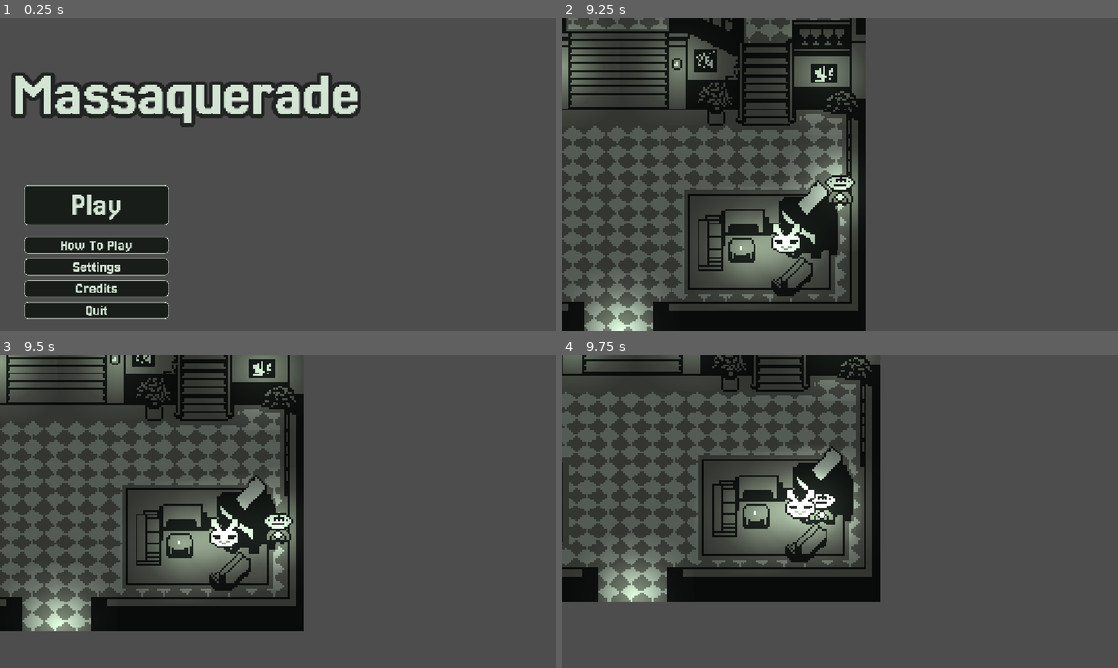
Above: before the commit, frames 1-4 (two rows, left to right).
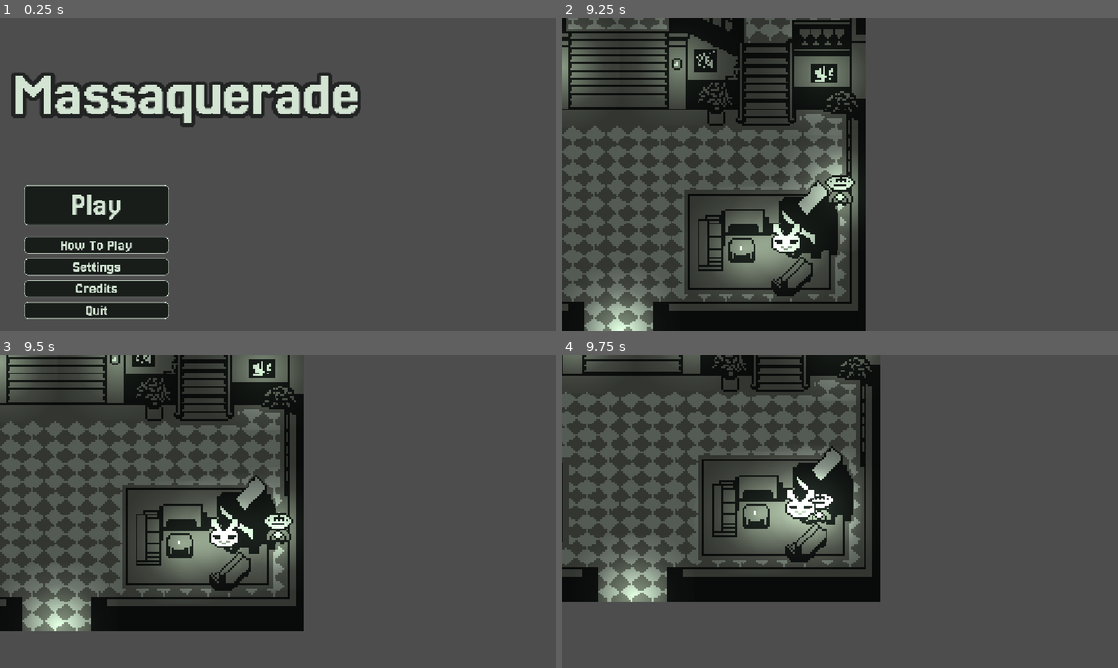
Above: after the commit, the same moments.

Repository: Rat-Haven-Studios/melon-jam-2025
Game: Godot game, scene res://1-main/Main.tscn
The game is run twice, just before and just after one commit, with the same random seed, the same clock (stepped at 60 frames per second) and the same inputs. Sound files missing from this copy of the repository are replaced by a short silence.
Inputs (mouse positions are in pixels of both pictures, inside the frame that each line leads up to):
- Up to frame 1 (0.25 s): no input
- Up to frame 2 (9.25 s): click "Play" at 0.5 s; tap Enter at 1.25, 8.75 s; move the mouse to (812, 237) at 1.27 s; hold Space (alternate) 1.28-2.03 s; hold W (up) 1.28-2.78 s; click (812, 237) at 1.42 s; move the mouse to (1006, 221) at 2.02 s; tap Z (interact) at 2.1, 5.1, 8.1 s; move the mouse to (673, 127) at 2.77 s; hold A (left) 2.78-4.28 s; tap 1 at 2.85, 5.85, 8.85 s; move the mouse to (867, 174) at 3.52 s; tap 9 at 3.6, 6.6 s; click (867, 174) at 3.67 s; tap Space (alternate) at 4.25 s; move the mouse to (756, 96) at 4.27 s; hold S (down) 4.28-5.03 s; hold Space (alternate) 4.28-5.03 s; move the mouse to (962, 158) at 5.02 s; hold D (right) 5.03-5.78 s; move the mouse to (728, 190) at 5.77 s; hold W (up) 5.78-6.53 s; click (728, 190) at 5.92 s; move the mouse to (895, 105) at 6.52 s; hold D (right) 6.53-8.78 s; move the mouse to (812, 237) at 7.27 s; hold Space (alternate) 7.28-8.03 s; move the mouse to (1006, 221) at 8.02 s; click (1006, 221) at 8.17 s; move the mouse to (673, 127) at 8.77 s; hold S (down) from 8.78 s (still down)
- Up to frame 3 (9.5 s): keep holding S (down)
- Up to frame 4 (9.75 s): move the mouse to (867, 511) at 9.52 s; release S (down) at 9.53 s; hold A (left) from 9.53 s (still down); tap 9 at 9.6 s

Frames 1-3 are identical in both runs. In frame 4, 0.1% of the frame differs, in the area x 43-50%, y 44-54%.

Commit message:
clear options

Diff:
--- a/2-globals/dialogue-ui/dialogueui.gd
+++ b/2-globals/dialogue-ui/dialogueui.gd
@@ -31,6 +31,9 @@
 func hide():
 	if ui.visible:
 		ui.visible = false
+
+	for btn in btnContainer.get_children():
+		btn.queue_free()
 
 func displayText(text: String, npc: NPC):
 	show()
--- a/4-objects/1-npc/bandit-king/BanditKing.tscn
+++ b/4-objects/1-npc/bandit-king/BanditKing.tscn
@@ -28,7 +28,7 @@
 metadata/_custom_type_script = "uid://c1k2t3oaljnp8"
 
 [node name="CollisionShape2D" type="CollisionShape2D" parent="."]
-position = Vector2(0, 1)
+position = Vector2(-2, 1)
 shape = SubResource("RectangleShape2D_0r2yv")
 
 [node name="InteractReceiverComponent" parent="." instance=ExtResource("2_m8it2")]
